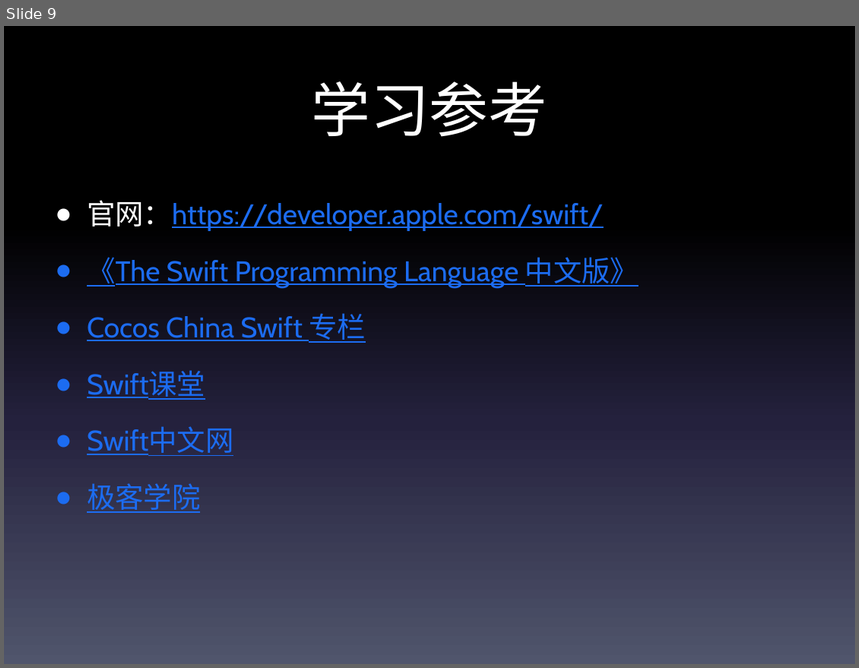
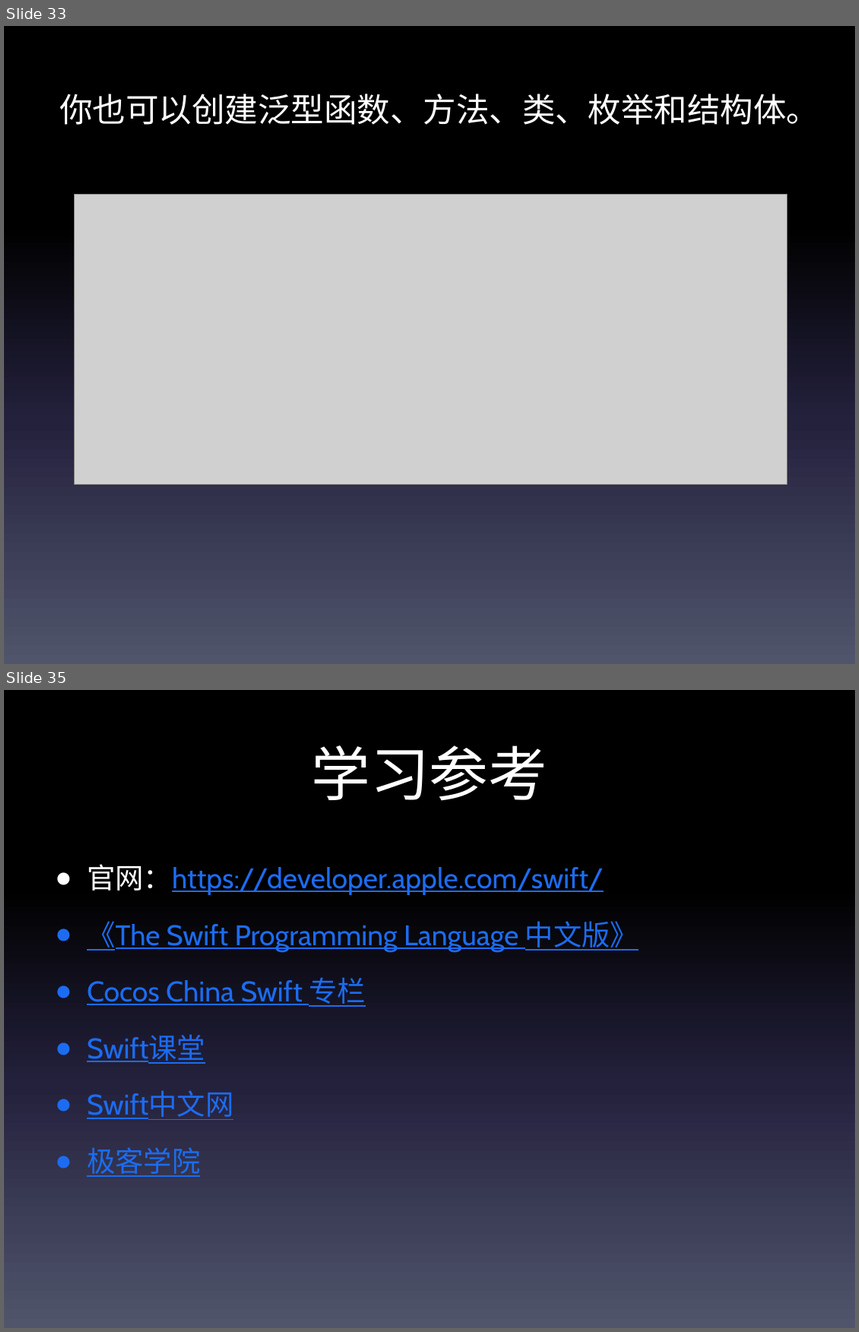
Before and after one commit to TheLittleBoy/swift-, a slide deck: swift.pptx. Shown one above the other, each under a label of ours: slide 9 before the commit, slides 33 and 35 after it; the slides between them are not shown. The pictures are 859x668 and 859x1332 pixels, drawn with LibreOffice and Linux fonts; fonts in the diff are those of the drawing; grey boxes stand for pictures. Boxes give left, top, right and bottom in pixels: in the first picture for what was removed or moved away, otherwise in the second. Text is boxed around its words. In the diff, an @@ line names an element or a change of style, - is before the commit and + after.

```diff
--- a/swift.pptx
+++ b/swift.pptx
@@ slide 33 added at [4, 26, 855, 664], background gradient #000000 to #24213E to #51566D @@
@@ text added at [59, 94, 819, 125], 28 pt, text #FFFFFF @@
+你也可以创建泛型函数、方法、类、枚举和结构体。
@@ picture added at [75, 195, 787, 485] @@
@@ what was slide 9 is now slide 35 @@
```
Also in this commit, not shown: 2 slides changed, 25 other slides added, 1 other file.
